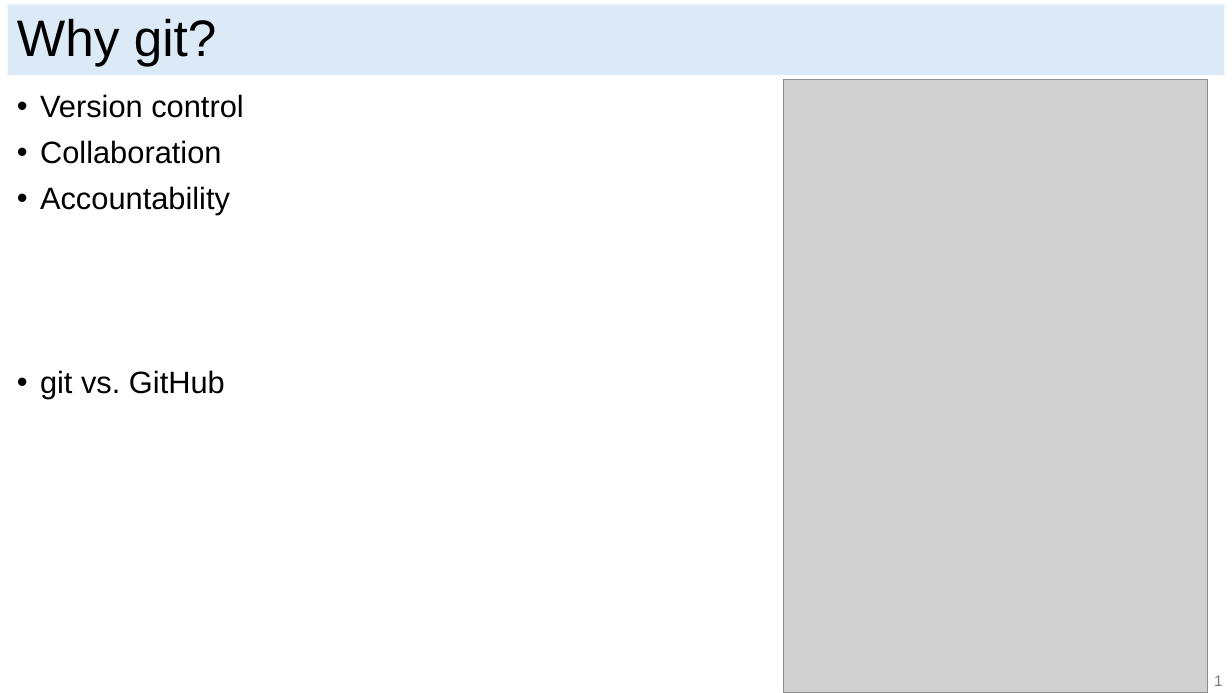
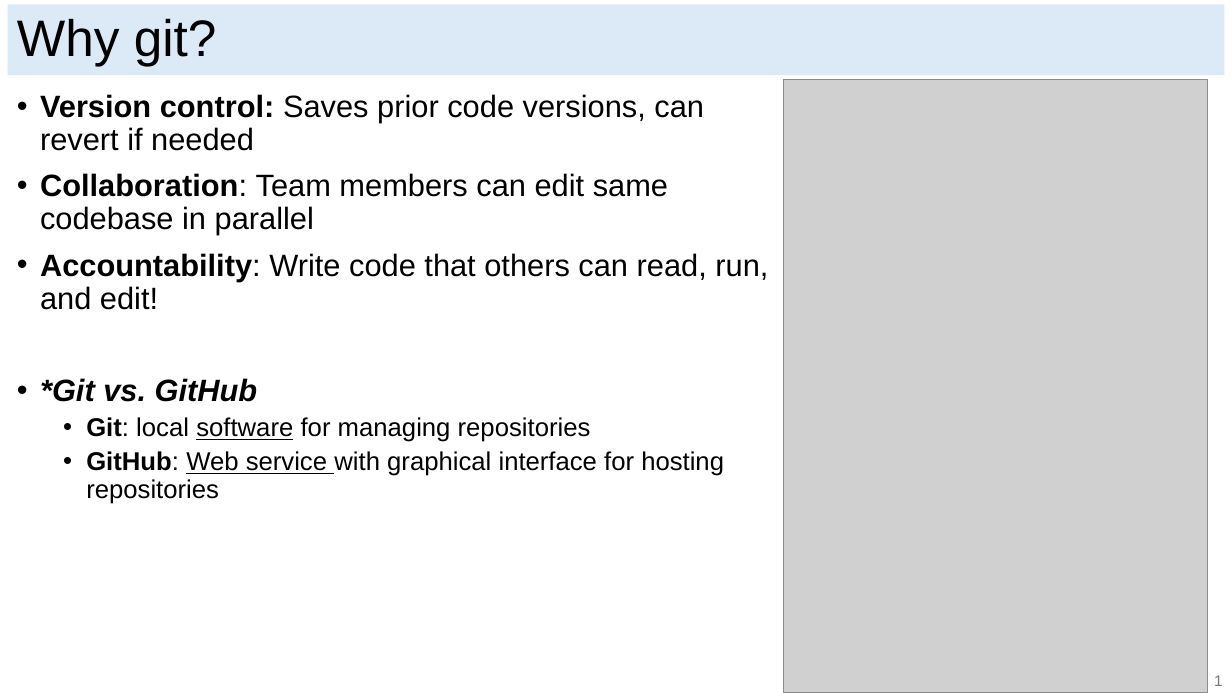
Before and after one commit to ericjmei/git_python_workshop, a slide deck: slide 3 of slides/git_slides.pptx (slide 2 before the commit). Drawn at 1232x693 pixels with LibreOffice and Linux fonts; fonts in the diff are those of the drawing; grey boxes stand for pictures. Boxes give left, top, right and bottom in pixels: in the first picture for what was removed or moved away, otherwise in the second. Text is boxed around its words. In the diff, an @@ line names an element or a change of style, - is before the commit and + after.

Commit message:
Added text to git intro slides.

```diff
--- a/slides/git_slides.pptx
+++ b/slides/git_slides.pptx
@@ text at <box>40,94,768,504</box>: text changed @@
-• Version control
-• Collaboration
-• Accountability
-• git vs. GitHub
+• Version control: Saves prior code versions, can revert if needed
+• Collaboration: Team members can edit same codebase in parallel
+• Accountability: Write code that others can read, run, and edit!
+• *Git vs. GitHub
+  • Git: local software for managing repositories
+  • GitHub: Web service with graphical interface for hosting repositories
```
Also in this commit, not shown: 4 other slides changed, 2 slides added.
